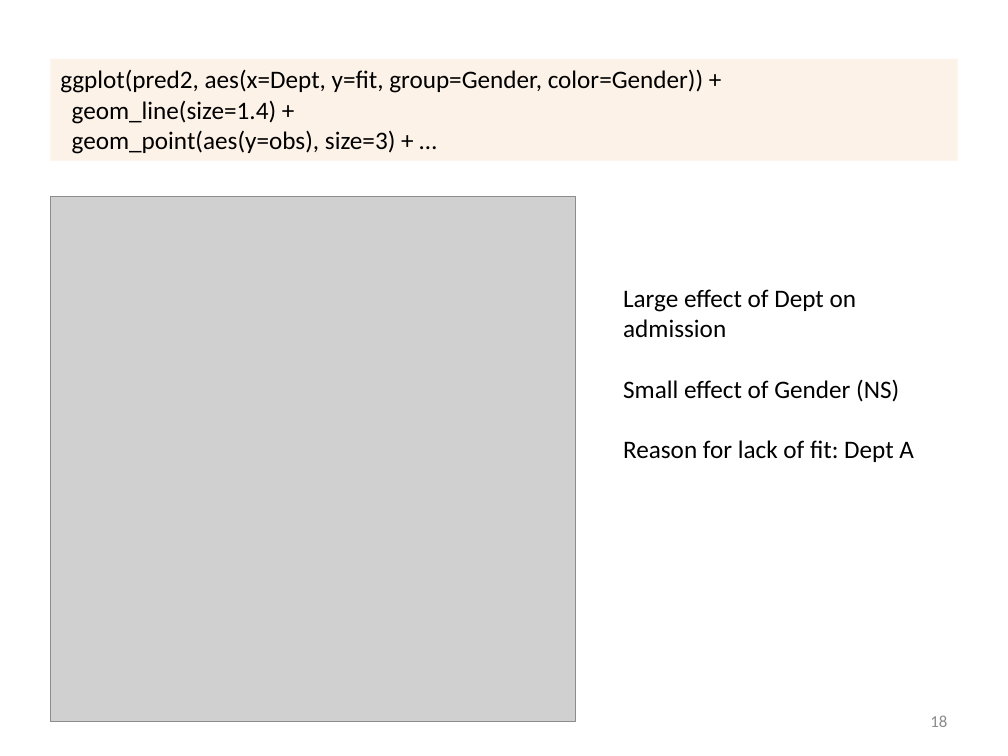
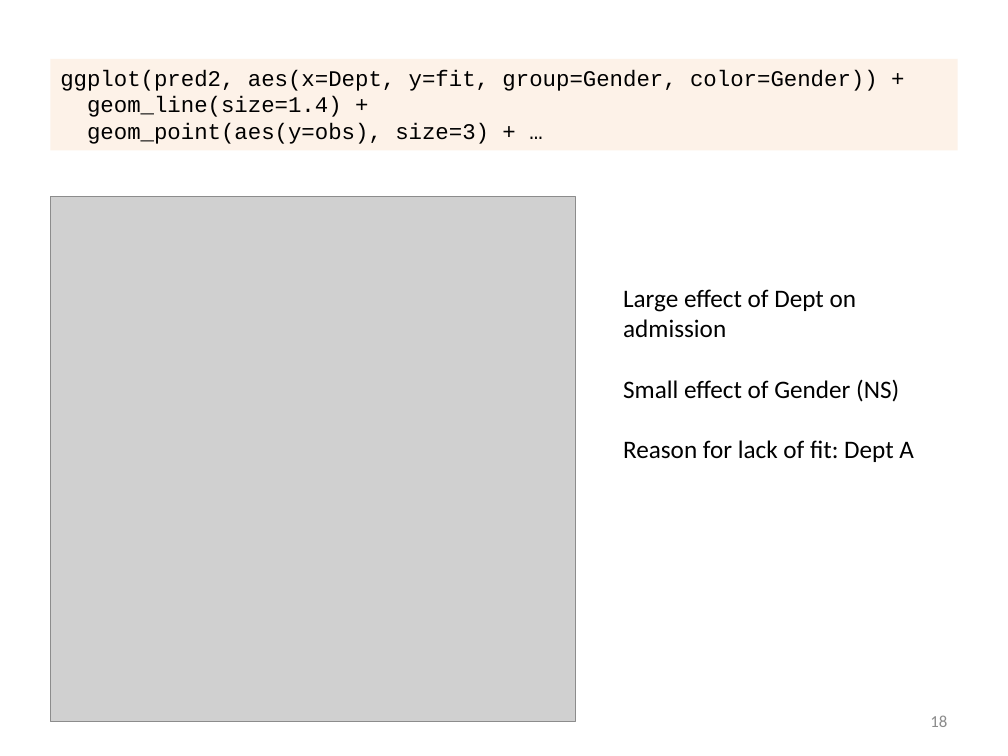
Before and after one commit to friendly/psy6136, a slide deck: slide 18 of lectures/08-Loglin2.pptx. Drawn at 1008x756 pixels with LibreOffice and Linux fonts; fonts in the diff are those of the drawing; grey boxes stand for pictures. Boxes give left, top, right and bottom in pixels: in the first picture for what was removed or moved away, otherwise in the second. Text is boxed around its words. In the diff, an @@ line names an element or a change of style, - is before the commit and + after.

```diff
--- a/lectures/08-Loglin2.pptx
+++ b/lectures/08-Loglin2.pptx
@@ rectangle "ggplot(pred2, aes(x=Dept, y=fit, group=Gender, color=Gender) ..." resized from (x1=50, y1=58, x2=958, y2=160) to (x1=50, y1=58, x2=958, y2=150) @@
@@ rectangle "ggplot(pred2, aes(x=Dept, y=fit, group=Gender, color=Gender) ..." at (x1=50, y1=58, x2=958, y2=150): size 18 to 16 pt, font Calibri to Courier New @@
```
Also in this commit, not shown: 38 other files.
